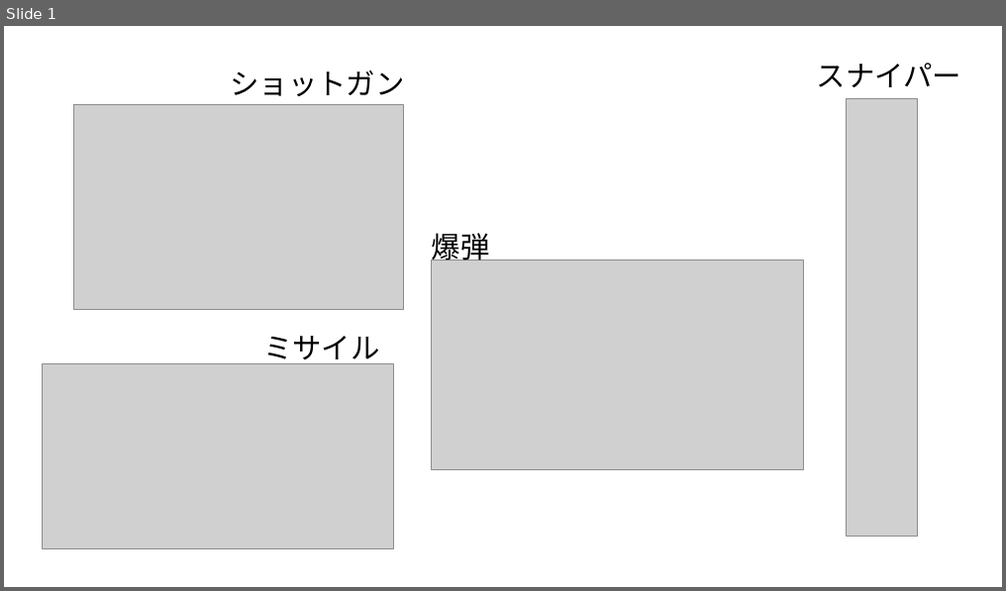
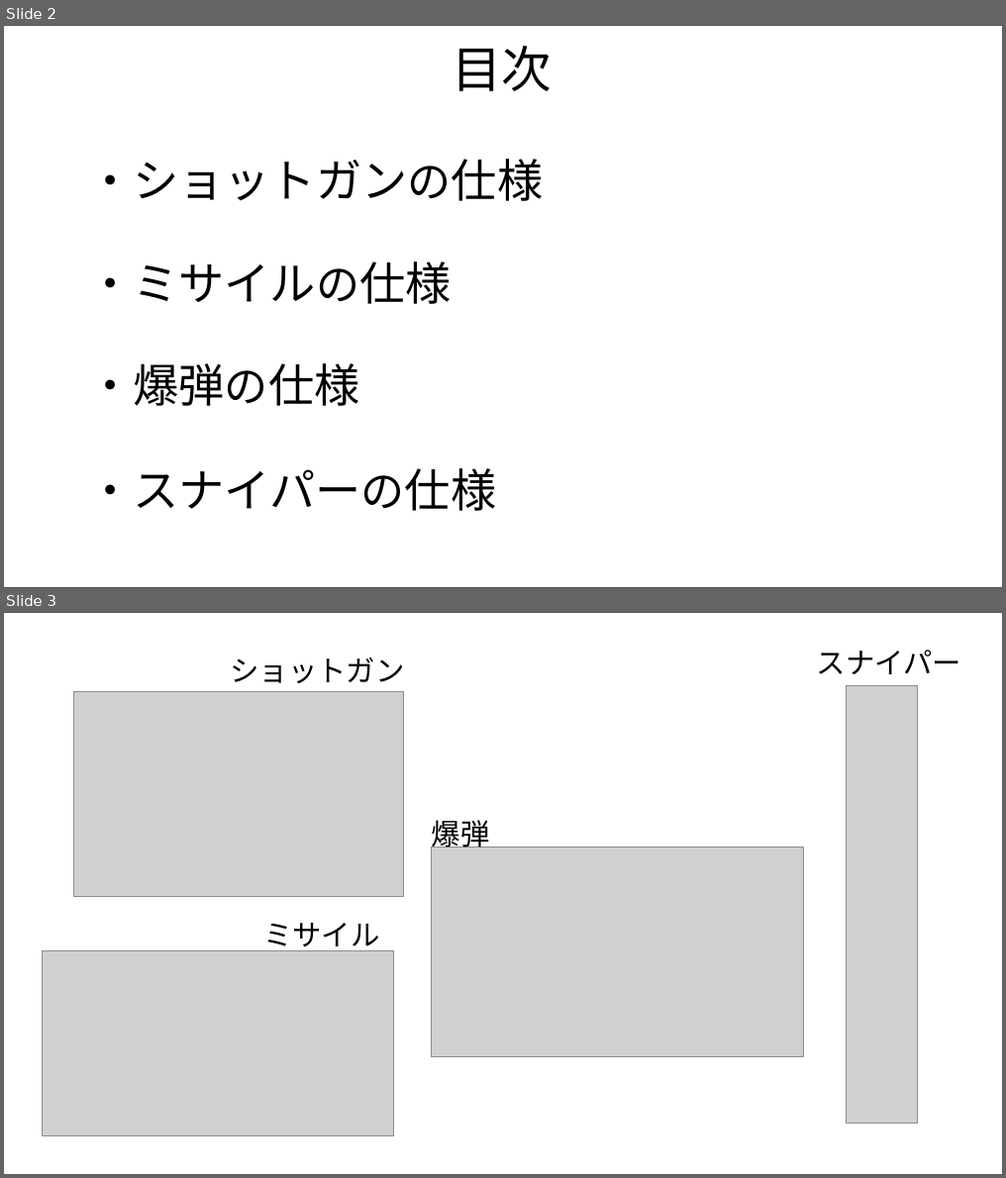
Before and after one commit to MikiyaMeguro/TEAM_B_OPEN, a slide deck: 資料/弾UI.pptx. Shown one above the other, each under a label of ours: slide 1 before the commit, slides 2 and 3 after it. The pictures are 1006x591 and 1006x1178 pixels, drawn with LibreOffice and Linux fonts; fonts in the diff are those of the drawing; grey boxes stand for pictures. Boxes give left, top, right and bottom in pixels: in the first picture for what was removed or moved away, otherwise in the second. Text is boxed around its words. In the diff, an @@ line names an element or a change of style, - is before the commit and + after.

```diff
--- a/資料/弾UI.pptx
+++ b/資料/弾UI.pptx
@@ slide 2 added at box(4, 26, 1002, 587), background #FFFFFF @@
@@ text added at box(451, 46, 551, 91), 48 pt, text #000000 @@
+目次
@@ text added at box(87, 159, 543, 201), 44 pt, text #000000 @@
+・ショットガンの仕様
@@ text added at box(87, 262, 451, 304), 44 pt, text #000000 @@
+・ミサイルの仕様
@@ text added at box(87, 364, 359, 406), 44 pt, text #000000 @@
+・爆弾の仕様
@@ text added at box(87, 469, 496, 511), 44 pt, text #000000 @@
+・スナイパーの仕様
@@ what was slide 1 is now slide 3 @@
```
Also in this commit, not shown: 5 other slides added.
